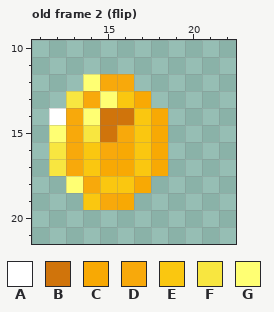
A pixel-art file gets an edit: assets/aseprite/coin.aseprite. Above is the file before it was changed.
32x32 pixels, 3 frames. Colours within 5 levels of each other are drawn and written as one. Shown: old frame 2 (flip): x 11..22, y 10..21.
Palette (. is transparent): A #ffffff  B #d0740b  C #f8a904  D #f8a90b  E #fac710  F #f8e640  G #ffff73
Pixels before, old frame 2 (flip), first column x 12:
12 ..GDD..
13 .FDGEC.
14 ADGBBEC
15 GDFBDEC
16 FDEDCEC
17 FDECCEC
18 .GDEEC.
19 ..EDC..
After the commit:
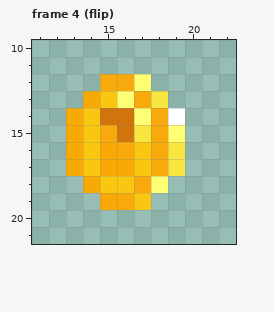
A new or re-ordered frame is compared with the old frame closest to it.
Difference:
frames 3 -> 4
Frame 4 (flip) is new; against old frame 2 (flip), layer "Layer 1":
Colour A now appears in row 14 at x 19.
The author changed colour D to colour B in row 15 at x 16.
The author changed colour D to colour C in row 13 at x 14; in rows 14 to 15 at x 13; in row 16 at x 13 and 15; in row 17 at x 13; in row 18 at x 14; in row 19 at x 15.
The author changed colour B to colour D in row 15 at x 15.
The author changed colour C to colour D in row 13 at x 17; in rows 14 to 15 at x 18; in row 16 at x 16 and 18; in row 17 at x 18; in row 18 at x 17; in row 19 at x 16.
Colour E now appears in row 19 at x 17.
The author changed colour F to colour E in row 15 at x 14.
The author changed colour G to colour E in row 13 at x 15; in row 14 at x 14.
Colour F now appears in row 13 at x 18; in rows 16 to 17 at x 19.
The author changed colour E to colour F in row 15 at x 17.
Colour G now appears in row 12 at x 17; in row 15 at x 19; in row 18 at x 18.
The author changed colour E to colour G in row 13 at x 16; in row 14 at x 17.
Colour A is removed in row 14 at x 12.
Colour E is removed in row 19 at x 14.
Colour F is removed in row 13 at x 13; in rows 16 to 17 at x 12.
Colour G is removed in row 12 at x 14; in row 15 at x 12; in row 18 at x 13.
Boxes around the changes in both pictures, in picture pixels (x1, y1, x2, y2):
changed: (49, 74, 185, 210)
